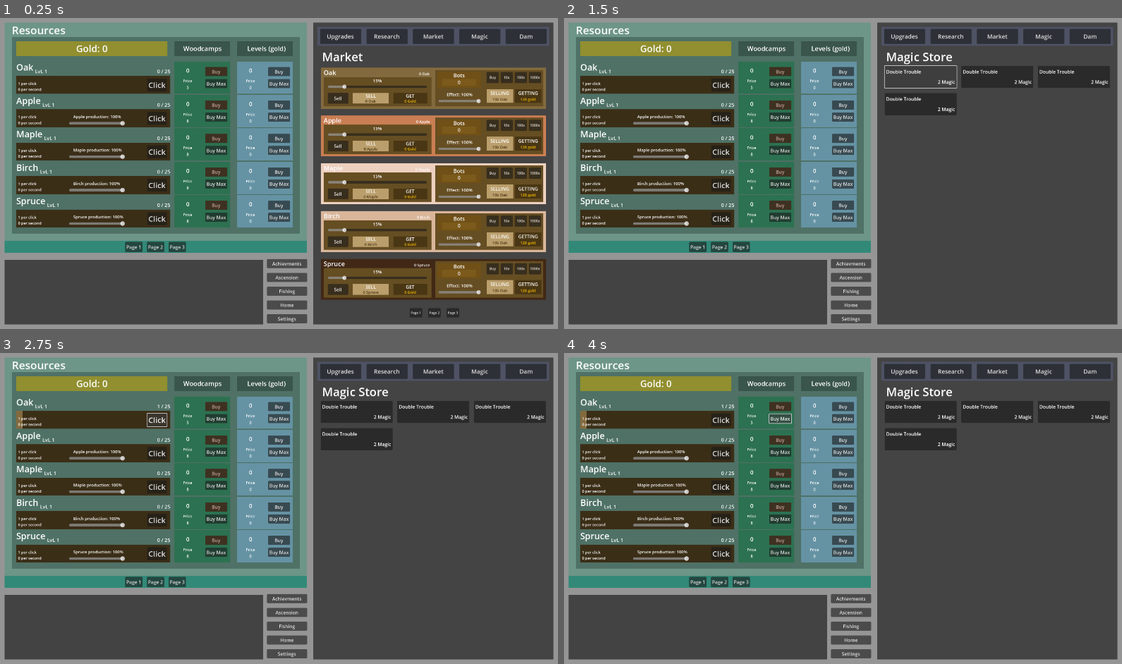
Above: before the commit, frames 1-4 (two rows, left to right).
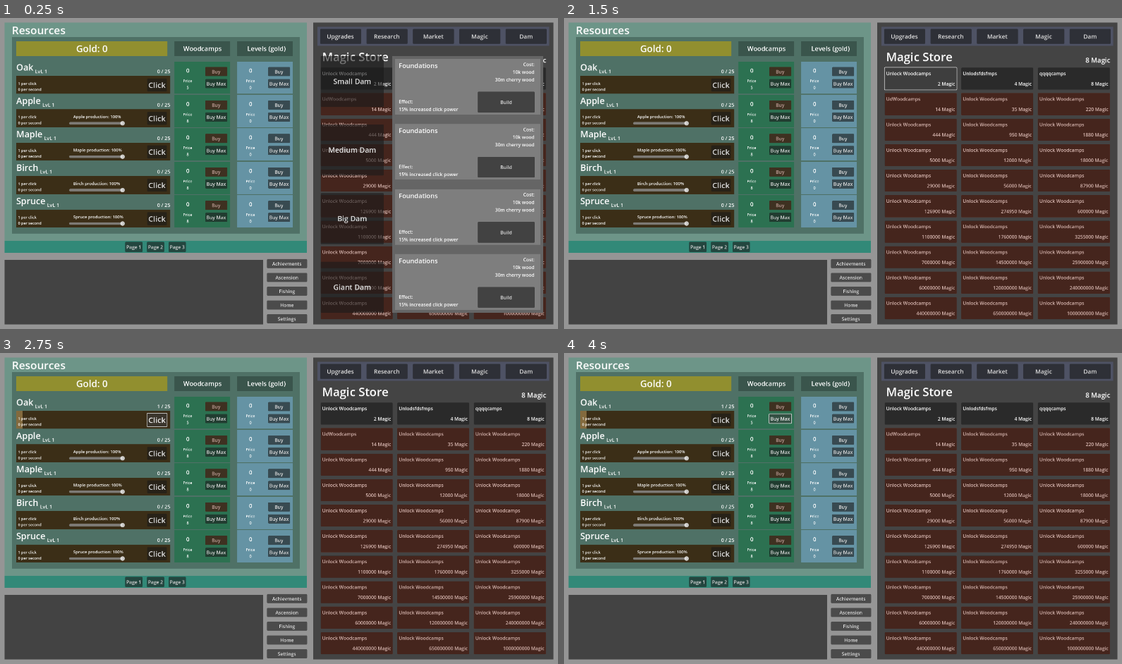
Above: after the commit, the same moments.

Repository: mdbernhards/BeaverIncremental
Game: Godot game, scene res://Scenes/game.tscn
The game is run twice, just before and just after one commit, with the same random seed, the same clock (stepped at 60 frames per second) and the same inputs.
Inputs (mouse positions are in pixels of both pictures, inside the frame that each line leads up to):
- Up to frame 1 (0.25 s): no input
- Up to frame 2 (1.5 s): click "Magic" at 0.5 s; click (921, 77) at 1.27 s
- Up to frame 3 (2.75 s): click "Click" at 2 s
- Up to frame 4 (4 s): click "Buy" at 2.75 s; click "Buy Max" at 3.5 s

The runs differ from the first frame. In frame 1, 32% of the frame differs, in the area x 57-98%, y 10-97%; in frame 2, 25%; in frame 3, 25%; in frame 4, 25%.

Commit message:
Magic
Implemented magic tab's logic and save data
Created a file for dam constant data
Worked on games progression

Diff:
--- /dev/null
+++ b/Scenes/GameMainScreenScenes/GameScenes/MagicSection/MagicItem.gd
@@ -0,0 +1,35 @@
+extends MarginContainer
+
+# Nodes
+var NameLabel
+var CostLabel
+var CantAffordRect
+
+var Upgrade
+@export var Nr = 1
+
+func _ready():
+	setNodePaths()
+	setMagicUpgrade(Nr)
+
+func _process(delta):
+	if Upgrade && (SaveData.Magic["Count"] >= Upgrade["Cost"]):
+		CantAffordRect.visible = false
+	else:
+		CantAffordRect.visible = true
+
+func setMagicUpgrade(nr):
+	Upgrade = Magic.Magic[str(nr)]
+
+	NameLabel.text = Upgrade["Name"]
+	CostLabel.text = str(Upgrade["Cost"]) + " Magic"
+
+func setNodePaths():
+	NameLabel = $MagicButton/MC/VBox/NameLabel
+	CostLabel = $MagicButton/MC/VBox/CostLabel
+	CantAffordRect = $CantAffordColorRect
+
+func _on_magic_button_button_down():
+	if SaveData.Magic["Count"] >= Upgrade["Cost"]:
+		SaveData.Magic["Count"] -= Upgrade["Cost"]
+		SaveData.UnlockedMagicUpgrades[Nr] = true
--- /dev/null
+++ b/Scenes/GameMainScreenScenes/GameScenes/MagicSection/magic_item.tscn
@@ -0,0 +1,44 @@
+[gd_scene load_steps=2 format=3 uid="uid://ddefmugktqup"]
+
+[ext_resource type="Script" path="res://Scenes/GameMainScreenScenes/GameScenes/MagicSection/MagicItem.gd" id="1_l34t1"]
+
+[node name="MagicItem" type="MarginContainer"]
+custom_minimum_size = Vector2(245, 75)
+script = ExtResource("1_l34t1")
+Nr = 3
+
+[node name="MagicButton" type="Button" parent="."]
+layout_mode = 2
+
+[node name="MC" type="MarginContainer" parent="MagicButton"]
+layout_mode = 1
+anchors_preset = 15
+anchor_right = 1.0
+anchor_bottom = 1.0
+grow_horizontal = 2
+grow_vertical = 2
+theme_override_constants/margin_left = 5
+theme_override_constants/margin_top = 5
+theme_override_constants/margin_right = 5
+theme_override_constants/margin_bottom = 5
+
+[node name="VBox" type="VBoxContainer" parent="MagicButton/MC"]
+layout_mode = 2
+
+[node name="NameLabel" type="Label" parent="MagicButton/MC/VBox"]
+layout_mode = 2
+size_flags_vertical = 6
+text = "Double Trouble"
+
+[node name="CostLabel" type="Label" parent="MagicButton/MC/VBox"]
+layout_mode = 2
+size_flags_vertical = 6
+text = "2 Magic"
+horizontal_alignment = 2
+vertical_alignment = 2
+
+[node name="CantAffordColorRect" type="ColorRect" parent="."]
+layout_mode = 2
+color = Color(0.513726, 0.0941176, 0, 0.301961)
+
+[connection signal="button_down" from="MagicButton" to="." method="_on_magic_button_button_down"]
--- /dev/null
+++ b/Scenes/GameMainScreenScenes/GameScenes/magic_section.gd
@@ -0,0 +1,13 @@
+extends MarginContainer
+
+# Nodes
+var MagicCountLabel
+
+func _ready():
+	setNodePaths()
+
+func _process(delta):
+	MagicCountLabel.text = str(SaveData.Magic["Count"]) + " Magic"
+
+func setNodePaths():
+	MagicCountLabel = $VBoxContainer/TopHBox/TitleMC/MagicCountLabel
--- /dev/null
+++ b/Scenes/GameMainScreenScenes/GameScenes/magic_section.tscn
@@ -0,0 +1,162 @@
+[gd_scene load_steps=3 format=3 uid="uid://dmpunawnh13ed"]
+
+[ext_resource type="Script" path="res://Scenes/GameMainScreenScenes/GameScenes/magic_section.gd" id="1_jstdq"]
+[ext_resource type="PackedScene" uid="uid://ddefmugktqup" path="res://Scenes/GameMainScreenScenes/GameScenes/MagicSection/magic_item.tscn" id="1_qe6j3"]
+
+[node name="MagicSection" type="MarginContainer"]
+theme_override_constants/margin_left = 15
+theme_override_constants/margin_right = 15
+script = ExtResource("1_jstdq")
+
+[node name="VBoxContainer" type="VBoxContainer" parent="."]
+layout_mode = 2
+
+[node name="TopHBox" type="HBoxContainer" parent="VBoxContainer"]
+layout_mode = 2
+size_flags_vertical = 0
+alignment = 2
+
+[node name="TitleMC" type="MarginContainer" parent="VBoxContainer/TopHBox"]
+layout_mode = 2
+size_flags_horizontal = 3
+theme_override_constants/margin_left = 5
+theme_override_constants/margin_bottom = 6
+
+[node name="TitleLabel" type="Label" parent="VBoxContainer/TopHBox/TitleMC"]
+layout_mode = 2
+theme_override_font_sizes/font_size = 40
+text = "Magic Store"
+
+[node name="MagicCountLabel" type="Label" parent="VBoxContainer/TopHBox/TitleMC"]
+layout_mode = 2
+size_flags_vertical = 1
+theme_override_font_sizes/font_size = 23
+text = "10 Magic"
+horizontal_alignment = 2
+vertical_alignment = 2
+
+[node name="MagicButtonsGrid" type="GridContainer" parent="VBoxContainer"]
+layout_mode = 2
+size_flags_vertical = 3
+theme_override_constants/h_separation = 16
+theme_override_constants/v_separation = 12
+columns = 3
+
+[node name="MagicItem1" parent="VBoxContainer/MagicButtonsGrid" instance=ExtResource("1_qe6j3")]
+layout_mode = 2
+Nr = 1
+
+[node name="MagicItem2" parent="VBoxContainer/MagicButtonsGrid" instance=ExtResource("1_qe6j3")]
+layout_mode = 2
+Nr = 2
+
+[node name="MagicItem3" parent="VBoxContainer/MagicButtonsGrid" instance=ExtResource("1_qe6j3")]
+layout_mode = 2
+
+[node name="MagicItem4" parent="VBoxContainer/MagicButtonsGrid" instance=ExtResource("1_qe6j3")]
+layout_mode = 2
+Nr = 4
+
+[node name="MagicItem5" parent="VBoxContainer/MagicButtonsGrid" instance=ExtResource("1_qe6j3")]
+layout_mode = 2
+Nr = 5
+
+[node name="MagicItem6" parent="VBoxContainer/MagicButtonsGrid" instance=ExtResource("1_qe6j3")]
+layout_mode = 2
+Nr = 6
+
+[node name="MagicItem7" parent="VBoxContainer/MagicButtonsGrid" instance=ExtResource("1_qe6j3")]
+layout_mode = 2
+Nr = 7
+
+[node name="MagicItem8" parent="VBoxContainer/MagicButtonsGrid" instance=ExtResource("1_qe6j3")]
+layout_mode = 2
+Nr = 8
+
+[node name="MagicItem9" parent="VBoxContainer/MagicButtonsGrid" instance=ExtResource("1_qe6j3")]
+layout_mode = 2
+Nr = 9
+
+[node name="MagicItem10" parent="VBoxContainer/MagicButtonsGrid" instance=ExtResource("1_qe6j3")]
+layout_mode = 2
+Nr = 10
+
+[node name="MagicItem11" parent="VBoxContainer/MagicButtonsGrid" instance=ExtResource("1_qe6j3")]
+layout_mode = 2
+Nr = 11
+
+[node name="MagicItem12" parent="VBoxContainer/MagicButtonsGrid" instance=ExtResource("1_qe6j3")]
+layout_mode = 2
+Nr = 12
+
+[node name="MagicItem13" parent="VBoxContainer/MagicButtonsGrid" instance=ExtResource("1_qe6j3")]
+layout_mode = 2
+Nr = 13
+
+[node name="MagicItem14" parent="VBoxContainer/MagicButtonsGrid" instance=ExtResource("1_qe6j3")]
+layout_mode = 2
+Nr = 14
+
+[node name="MagicItem15" parent="VBoxContainer/MagicButtonsGrid" instance=ExtResource("1_qe6j3")]
+layout_mode = 2
+Nr = 15
+
+[node name="MagicItem16" parent="VBoxContainer/MagicButtonsGrid" instance=ExtResource("1_qe6j3")]
+layout_mode = 2
+Nr = 16
+
+[node name="MagicItem17" parent="VBoxContainer/MagicButtonsGrid" instance=ExtResource("1_qe6j3")]
+layout_mode = 2
+Nr = 17
+
+[node name="MagicItem18" parent="VBoxContainer/MagicButtonsGrid" instance=ExtResource("1_qe6j3")]
+layout_mode = 2
+Nr = 18
+
+[node name="MagicItem19" parent="VBoxContainer/MagicButtonsGrid" instance=ExtResource("1_qe6j3")]
+layout_mode = 2
+Nr = 19
+
+[node name="MagicItem20" parent="VBoxContainer/MagicButtonsGrid" instance=ExtResource("1_qe6j3")]
+layout_mode = 2
+Nr = 20
+
+[node name="MagicItem21" parent="VBoxContainer/MagicButtonsGrid" instance=ExtResource("1_qe6j3")]
+layout_mode = 2
+Nr = 21
+
+[node name="MagicItem22" parent="VBoxContainer/MagicButtonsGrid" instance=ExtResource("1_qe6j3")]
+layout_mode = 2
+Nr = 22
+
+[node name="MagicItem23" parent="VBoxContainer/MagicButtonsGrid" instance=ExtResource("1_qe6j3")]
+layout_mode = 2
+Nr = 23
+
+[node name="MagicItem24" parent="VBoxContainer/MagicButtonsGrid" instance=ExtResource("1_qe6j3")]
+layout_mode = 2
+Nr = 24
+
+[node name="MagicItem25" parent="VBoxContainer/MagicButtonsGrid" instance=ExtResource("1_qe6j3")]
+layout_mode = 2
+Nr = 25
+
+[node name="MagicItem26" parent="VBoxContainer/MagicButtonsGrid" instance=ExtResource("1_qe6j3")]
+layout_mode = 2
+Nr = 26
+
+[node name="MagicItem27" parent="VBoxContainer/MagicButtonsGrid" instance=ExtResource("1_qe6j3")]
+layout_mode = 2
+Nr = 27
+
+[node name="MagicItem28" parent="VBoxContainer/MagicButtonsGrid" instance=ExtResource("1_qe6j3")]
+layout_mode = 2
+Nr = 28
+
+[node name="MagicItem29" parent="VBoxContainer/MagicButtonsGrid" instance=ExtResource("1_qe6j3")]
+layout_mode = 2
+Nr = 29
+
+[node name="MagicItem30" parent="VBoxContainer/MagicButtonsGrid" instance=ExtResource("1_qe6j3")]
+layout_mode = 2
+Nr = 30
--- a/Scenes/GameMainScreenScenes/game_screen.tscn
+++ b/Scenes/GameMainScreenScenes/game_screen.tscn
@@ -6,6 +6,7 @@
 [ext_resource type="PackedScene" uid="uid://2xsk4oroe8q7" path="res://Scenes/GameMainScreenScenes/GameScenes/research_section.tscn" id="4_lynq2"]
 [ext_resource type="Script" path="res://Scenes/GameMainScreenScenes/GameScenes/ResourceTicks.gd" id="4_ojdqe"]
 [ext_resource type="PackedScene" uid="uid://btne0bg2tjivh" path="res://Scenes/GameMainScreenScenes/GameScenes/market_section.tscn" id="5_htdo4"]
+[ext_resource type="PackedScene" uid="uid://dmpunawnh13ed" path="res://Scenes/GameMainScreenScenes/GameScenes/magic_section.tscn" id="6_b5lsl"]
 
 [node name="GameScreen" type="Control"]
 layout_mode = 3
@@ -111,177 +112,13 @@
 layout_mode = 2
 
 [node name="MarketSection" parent="GameScreenHBox/ImprovementsScreen/RightVBox/TabsMC" instance=ExtResource("5_htdo4")]
-layout_mode = 2
-
-[node name="MagicSection" type="MarginContainer" parent="GameScreenHBox/ImprovementsScreen/RightVBox/TabsMC"]
 visible = false
 layout_mode = 2
-theme_override_constants/margin_left = 15
-theme_override_constants/margin_right = 15
-
-[node name="VBoxContainer" type="VBoxContainer" parent="GameScreenHBox/ImprovementsScreen/RightVBox/TabsMC/MagicSection"]
-layout_mode = 2
-
-[node name="TopHBox" type="HBoxContainer" parent="GameScreenHBox/ImprovementsScreen/RightVBox/TabsMC/MagicSection/VBoxContainer"]
-layout_mode = 2
-size_flags_vertical = 0
-alignment = 2
-
-[node name="TitleMC" type="MarginContainer" parent="GameScreenHBox/ImprovementsScreen/RightVBox/TabsMC/MagicSection/VBoxContainer/TopHBox"]
-layout_mode = 2
-size_flags_horizontal = 3
-theme_override_constants/margin_left = 5
-
-[node name="TitleLabel" type="Label" parent="GameScreenHBox/ImprovementsScreen/RightVBox/TabsMC/MagicSection/VBoxContainer/TopHBox/TitleMC"]
-layout_mode = 2
-theme_override_font_sizes/font_size = 40
-text = "Magic Store"
-
-[node name="MagicButtonsGrid" type="GridContainer" parent="GameScreenHBox/ImprovementsScreen/RightVBox/TabsMC/MagicSection/VBoxContainer"]
-layout_mode = 2
-size_flags_vertical = 3
-theme_override_constants/h_separation = 16
-theme_override_constants/v_separation = 18
-columns = 3
-
-[node name="ButtonMC" type="MarginContainer" parent="GameScreenHBox/ImprovementsScreen/RightVBox/TabsMC/MagicSection/VBoxContainer/MagicButtonsGrid"]
-custom_minimum_size = Vector2(245, 75)
-layout_mode = 2
-
-[node name="MagicButton" type="Button" parent="GameScreenHBox/ImprovementsScreen/RightVBox/TabsMC/MagicSection/VBoxContainer/MagicButtonsGrid/ButtonMC"]
-layout_mode = 2
-
-[node name="MC" type="MarginContainer" parent="GameScreenHBox/ImprovementsScreen/RightVBox/TabsMC/MagicSection/VBoxContainer/MagicButtonsGrid/ButtonMC/MagicButton"]
-layout_mode = 1
-anchors_preset = 15
-anchor_right = 1.0
-anchor_bottom = 1.0
-grow_horizontal = 2
-grow_vertical = 2
-theme_override_constants/margin_left = 5
-theme_override_constants/margin_top = 5
-theme_override_constants/margin_right = 5
-theme_override_constants/margin_bottom = 5
-
-[node name="VBox" type="VBoxContainer" parent="GameScreenHBox/ImprovementsScreen/RightVBox/TabsMC/MagicSection/VBoxContainer/MagicButtonsGrid/ButtonMC/MagicButton/MC"]
-layout_mode = 2
-
-[node name="NameLabel" type="Label" parent="GameScreenHBox/ImprovementsScreen/RightVBox/TabsMC/MagicSection/VBoxContainer/MagicButtonsGrid/ButtonMC/MagicButton/MC/VBox"]
-layout_mode = 2
-size_flags_vertical = 6
-text = "Double Trouble"
-
-[node name="CostLabel" type="Label" parent="GameScreenHBox/ImprovementsScreen/RightVBox/TabsMC/MagicSection/VBoxContainer/MagicButtonsGrid/ButtonMC/MagicButton/MC/VBox"]
-layout_mode = 2
-size_flags_vertical = 6
-text = "2 Magic"
-horizontal_alignment = 2
-vertical_alignment = 2
-
-[node name="ButtonMC2" type="MarginContainer" parent="GameScreenHBox/ImprovementsScreen/RightVBox/TabsMC/MagicSection/VBoxContainer/MagicButtonsGrid"]
-custom_minimum_size = Vector2(245, 75)
-layout_mode = 2
-
-[node name="MagicButton" type="Button" parent="GameScreenHBox/ImprovementsScreen/RightVBox/TabsMC/MagicSection/VBoxContainer/MagicButtonsGrid/ButtonMC2"]
-layout_mode = 2
-
-[node name="MC" type="MarginContainer" parent="GameScreenHBox/ImprovementsScreen/RightVBox/TabsMC/MagicSection/VBoxContainer/MagicButtonsGrid/ButtonMC2/MagicButton"]
-layout_mode = 1
-anchors_preset = 15
-anchor_right = 1.0
-anchor_bottom = 1.0
-grow_horizontal = 2
-grow_vertical = 2
-theme_override_constants/margin_left = 5
-theme_override_constants/margin_top = 5
-theme_override_constants/margin_right = 5
-theme_override_constants/margin_bottom = 5
-
-[node name="VBox" type="VBoxContainer" parent="GameScreenHBox/ImprovementsScreen/RightVBox/TabsMC/MagicSection/VBoxContainer/MagicButtonsGrid/ButtonMC2/MagicButton/MC"]
-layout_mode = 2
-
-[node name="NameLabel" type="Label" parent="GameScreenHBox/ImprovementsScreen/RightVBox/TabsMC/MagicSection/VBoxContainer/MagicButtonsGrid/ButtonMC2/MagicButton/MC/VBox"]
-layout_mode = 2
-size_flags_vertical = 6
-text = "Double Trouble"
-
-[node name="CostLabel" type="Label" parent="GameScreenHBox/ImprovementsScreen/RightVBox/TabsMC/MagicSection/VBoxContainer/MagicButtonsGrid/ButtonMC2/MagicButton/MC/VBox"]
-layout_mode = 2
-size_flags_vertical = 6
-text = "2 Magic"
-horizontal_alignment = 2
-vertical_alignment = 2
-
-[node name="ButtonMC3" type="MarginContainer" parent="GameScreenHBox/ImprovementsScreen/RightVBox/TabsMC/MagicSection/VBoxContainer/MagicButtonsGrid"]
-custom_minimum_size = Vector2(245, 75)
-layout_mode = 2
-
-[node name="MagicButton" type="Button" parent="GameScreenHBox/ImprovementsScreen/RightVBox/TabsMC/MagicSection/VBoxContainer/MagicButtonsGrid/ButtonMC3"]
-layout_mode = 2
-
-[node name="MC" type="MarginContainer" parent="GameScreenHBox/ImprovementsScreen/RightVBox/TabsMC/MagicSection/VBoxContainer/MagicButtonsGrid/ButtonMC3/MagicButton"]
-layout_mode = 1
-anchors_preset = 15
-anchor_right = 1.0
-anchor_bottom = 1.0
-grow_horizontal = 2
-grow_vertical = 2
-theme_override_constants/margin_left = 5
-theme_override_constants/margin_top = 5
-theme_override_constants/margin_right = 5
-theme_override_constants/margin_bottom = 5
-
-[node name="VBox" type="VBoxContainer" parent="GameScreenHBox/ImprovementsScreen/RightVBox/TabsMC/MagicSection/VBoxContainer/MagicButtonsGrid/ButtonMC3/MagicButton/MC"]
-layout_mode = 2
-
-[node name="NameLabel" type="Label" parent="GameScreenHBox/ImprovementsScreen/RightVBox/TabsMC/MagicSection/VBoxContainer/MagicButtonsGrid/ButtonMC3/MagicButton/MC/VBox"]
-layout_mode = 2
-size_flags_vertical = 6
-text = "Double Trouble"
-
-[node name="CostLabel" type="Label" parent="GameScreenHBox/ImprovementsScreen/RightVBox/TabsMC/MagicSection/VBoxContainer/MagicButtonsGrid/ButtonMC3/MagicButton/MC/VBox"]
-layout_mode = 2
-size_flags_vertical = 6
-text = "2 Magic"
-horizontal_alignment = 2
-vertical_alignment = 2
-
-[node name="ButtonMC4" type="MarginContainer" parent="GameScreenHBox/ImprovementsScreen/RightVBox/TabsMC/MagicSection/VBoxContainer/MagicButtonsGrid"]
-custom_minimum_size = Vector2(245, 75)
-layout_mode = 2
-
-[node name="MagicButton" type="Button" parent="GameScreenHBox/ImprovementsScreen/RightVBox/TabsMC/MagicSection/VBoxContainer/MagicButtonsGrid/ButtonMC4"]
-layout_mode = 2
-
-[node name="MC" type="MarginContainer" parent="GameScreenHBox/ImprovementsScreen/RightVBox/TabsMC/MagicSection/VBoxContainer/MagicButtonsGrid/ButtonMC4/MagicButton"]
-layout_mode = 1
-anchors_preset = 15
-anchor_right = 1.0
-anchor_bottom = 1.0
-grow_horizontal = 2
-grow_vertical = 2
-theme_override_constants/margin_left = 5
-theme_override_constants/margin_top = 5
-theme_override_constants/margin_right = 5
-theme_override_constants/margin_bottom = 5
-
-[node name="VBox" type="VBoxContainer" parent="GameScreenHBox/ImprovementsScreen/RightVBox/TabsMC/MagicSection/VBoxContainer/MagicButtonsGrid/ButtonMC4/MagicButton/MC"]
-layout_mode = 2
-
-[node name="NameLabel" type="Label" parent="GameScreenHBox/ImprovementsScreen/RightVBox/TabsMC/MagicSection/VBoxContainer/MagicButtonsGrid/ButtonMC4/MagicButton/MC/VBox"]
-layout_mode = 2
-size_flags_vertical = 6
-text = "Double Trouble"
-
-[node name="CostLabel" type="Label" parent="GameScreenHBox/ImprovementsScreen/RightVBox/TabsMC/MagicSection/VBoxContainer/MagicButtonsGrid/ButtonMC4/MagicButton/MC/VBox"]
-layout_mode = 2
-size_flags_vertical = 6
-text = "2 Magic"
-horizontal_alignment = 2
-vertical_alignment = 2
+
+[node name="MagicSection" parent="GameScreenHBox/ImprovementsScreen/RightVBox/TabsMC" instance=ExtResource("6_b5lsl")]
+layout_mode = 2
 
 [node name="DamSection" type="MarginContainer" parent="GameScreenHBox/ImprovementsScreen/RightVBox/TabsMC"]
-visible = false
 layout_mode = 2
 
 [node name="DamSectionHBox" type="HBoxContainer" parent="GameScreenHBox/ImprovementsScreen/RightVBox/TabsMC/DamSection"]
--- a/project.godot
+++ b/project.godot
@@ -33,6 +33,7 @@
 CalculatePrice="*res://singletons/CalculatePrice.gd"
 Research="*res://singletons/constantData/Research.gd"
 Upgrades="*res://singletons/constantData/Upgrades.gd"
+Magic="*res://singletons/constantData/Magic.gd"
 
 [display]
 
--- a/singletons/SaveData.gd
+++ b/singletons/SaveData.gd
@@ -2,6 +2,10 @@
 
 var Gold = {
 		"Count" : 0,
+	}
+
+var Magic = {
+		"Count" : 10,
 	}
 
 var Resources = {
@@ -497,6 +501,29 @@
 	"5" : false,
 	"6" : false,
 	"7" : false,
+	"8" : false,
+	"9" : false,
+	"10" : false,
+	"11" : false,
+	"12" : false,
+	"13" : false,
+	"14" : false,
+	"15" : false,
+	"16" : false,
+	"17" : false,
+	"18" : false,
+	"19" : false,
+	"20" : false,
+	"21" : false,
+	"22" : false,
+	"23" : false,
+	"24" : false,
+	"25" : false,
+	"26" : false,
+	"27" : false,
+	"28" : false,
+	"29" : false,
+	"30" : false,
 }
 
 var UnlockedAchievements = {
--- /dev/null
+++ b/singletons/constantData/Dams.gd
@@ -0,0 +1,92 @@
+extends Node
+
+var Dams = {
+	"SmallDam" : {
+		"Foundation" : {
+			"Cost" : 100,
+			"Description" : "blabal",
+			"Effect" : "effect",
+		},
+		"Struts" : {
+			"Cost" : 100,
+			"Description" : "blabal",
+			"Effect" : "effect",
+		},
+		"Concrete Framing" : {
+			"Cost" : 100,
+			"Description" : "blabal",
+			"Effect" : "effect",
+		},
+		"Infrastructure" : {
+			"Cost" : 100,
+			"Description" : "blabal",
+			"Effect" : "effect",
+		},
+	},
+	"MediumDam" : {
+		"Foundation" : {
+			"Cost" : 100,
+			"Description" : "blabal",
+			"Effect" : "effect",
+		},
+		"Struts" : {
+			"Cost" : 100,
+			"Description" : "blabal",
+			"Effect" : "effect",
+		},
+		"Concrete Framing" : {
+			"Cost" : 100,
+			"Description" : "blabal",
+			"Effect" : "effect",
+		},
+		"Infrastructure" : {
+			"Cost" : 100,
+			"Description" : "blabal",
+			"Effect" : "effect",
+		},
+	},
+	"BigDam" : {
+		"Foundation" : {
+			"Cost" : 100,
+			"Description" : "blabal",
+			"Effect" : "effect",
+		},
+		"Struts" : {
+			"Cost" : 100,
+			"Description" : "blabal",
+			"Effect" : "effect",
+		},
+		"Concrete Framing" : {
+			"Cost" : 100,
+			"Description" : "blabal",
+			"Effect" : "effect",
+		},
+		"Infrastructure" : {
+			"Cost" : 100,
+			"Description" : "blabal",
+			"Effect" : "effect",
+		},
+	},
+	"GiantDam" : {
+		"Foundation" : {
+			"Cost" : 100,
+			"Description" : "blabal",
+			"Effect" : "effect",
+		},
+		"Struts" : {
+			"Cost" : 100,
+			"Description" : "blabal",
+			"Effect" : "effect",
+		},
+		"Concrete Framing" : {
+			"Cost" : 100,
+			"Description" : "blabal",
+			"Effect" : "effect",
+		},
+		"Infrastructure" : {
+			"Cost" : 100,
+			"Description" : "blabal",
+			"Effect" : "effect",
+		},
+	},
+}
--- /dev/null
+++ b/singletons/constantData/Magic.gd
@@ -0,0 +1,154 @@
+extends Node
+
+var Magic = {
+	"1" : {
+		"Name" : "Unlock Woodcamps",
+		"Description" : "Allows building woodcamps, unlocks woodcamp upgrades",
+		"Cost" : 2,
+	},
+	"2" : {
+		"Name" : "Unlodsfdsfmps",
+		"Description" : "Allows building woodcamps, unlocks woodcamp upgrades",
+		"Cost" : 4,
+	},
+	"3" : {
+		"Name" : "qqqqcamps",
+		"Description" : "Allows building woodcamps, unlocks woodcamp upgrades",
+		"Cost" : 8,
+	},
+	"4" : {
+		"Name" : "UdWoodcamps",
+		"Description" : "Allows building woodcamps, unlocks woodcamp upgrades",
+		"Cost" : 14,
+	},
+	"5" : {
+		"Name" : "Unlock Woodcamps",
+		"Description" : "Allows building woodcamps, unlocks woodcamp upgrades",
+		"Cost" : 35,
+	},
+	"6" : {
+		"Name" : "Unlock Woodcamps",
+		"Description" : "Allows building woodcamps, unlocks woodcamp upgrades",
+		"Cost" : 220,
+	},
+	"7" : {
+		"Name" : "Unlock Woodcamps",
+		"Description" : "Allows building woodcamps, unlocks woodcamp upgrades",
+		"Cost" : 444,
+	},
+	"8" : {
+		"Name" : "Unlock Woodcamps",
+		"Description" : "Allows building woodcamps, unlocks woodcamp upgrades",
+		"Cost" : 950,
+	},
+	"9" : {
+		"Name" : "Unlock Woodcamps",
+		"Description" : "Allows building woodcamps, unlocks woodcamp upgrades",
+		"Cost" : 1880,
+	},
+	"10" : {
+		"Name" : "Unlock Woodcamps",
+		"Description" : "Allows building woodcamps, unlocks woodcamp upgrades",
+		"Cost" : 5000,
+	},
+	"11" : {
+		"Name" : "Unlock Woodcamps",
+		"Description" : "Allows building woodcamps, unlocks woodcamp upgrades",
+		"Cost" : 12000,
+	},
+	"12" : {
+		"Name" : "Unlock Woodcamps",
+		"Description" : "Allows building woodcamps, unlocks woodcamp upgrades",
+		"Cost" : 18000,
+	},
+	"13" : {
+		"Name" : "Unlock Woodcamps",
+		"Description" : "Allows building woodcamps, unlocks woodcamp upgrades",
+		"Cost" : 29000,
+	},
+	"14" : {
+		"Name" : "Unlock Woodcamps",
+		"Description" : "Allows building woodcamps, unlocks woodcamp upgrades",
+		"Cost" : 56000,
+	},
+	"15" : {
+		"Name" : "Unlock Woodcamps",
+		"Description" : "Allows building woodcamps, unlocks woodcamp upgrades",
+		"Cost" : 87900,
+	},
+	"16" : {
+		"Name" : "Unlock Woodcamps",
+		"Description" : "Allows building woodcamps, unlocks woodcamp upgrades",
+		"Cost" : 126900,
+	},
+	"17" : {
+		"Name" : "Unlock Woodcamps",
+		"Description" : "Allows building woodcamps, unlocks woodcamp upgrades",
+		"Cost" : 274950,
+	},
+	"18" : {
+		"Name" : "Unlock Woodcamps",
+		"Description" : "Allows building woodcamps, unlocks woodcamp upgrades",
+		"Cost" : 600000,
+	},
+	"19" : {
+		"Name" : "Unlock Woodcamps",
+		"Description" : "Allows building woodcamps, unlocks woodcamp upgrades",
+		"Cost" : 1100000,
+	},
+	"20" : {
+		"Name" : "Unlock Woodcamps",
+		"Description" : "Allows building woodcamps, unlocks woodcamp upgrades",
+		"Cost" : 1760000,
+	},
+	"21" : {
+		"Name" : "Unlock Woodcamps",
+		"Description" : "Allows building woodcamps, unlocks woodcamp upgrades",
+		"Cost" : 3255000,
+	},
+	"22" : {
+		"Name" : "Unlock Woodcamps",
+		"Description" : "Allows building woodcamps, unlocks woodcamp upgrades",
+		"Cost" : 7000000,
+	},
+	"23" : {
+		"Name" : "Unlock Woodcamps",
+		"Description" : "Allows building woodcamps, unlocks woodcamp upgrades",
+		"Cost" : 14500000,
+	},
+	"24" : {
+		"Name" : "Unlock Woodcamps",
+		"Description" : "Allows building woodcamps, unlocks woodcamp upgrades",
+		"Cost" : 25900000,
+	},
+	"25" : {
+		"Name" : "Unlock Woodcamps",
+		"Description" : "Allows building woodcamps, unlocks woodcamp upgrades",
+		"Cost" : 60000000,
+	},
+	"26" : {
+		"Name" : "Unlock Woodcamps",
+		"Description" : "Allows building woodcamps, unlocks woodcamp upgrades",
+		"Cost" : 120000000,
+	},
+	"27" : {
+		"Name" : "Unlock Woodcamps",
+		"Description" : "Allows building woodcamps, unlocks woodcamp upgrades",
+		"Cost" : 240000000,
+	},
+	"28" : {
+		"Name" : "Unlock Woodcamps",
+		"Description" : "Allows building woodcamps, unlocks woodcamp upgrades",
+		"Cost" : 440000000,
+	},
+	"29" : {
+		"Name" : "Unlock Woodcamps",
+		"Description" : "Allows building woodcamps, unlocks woodcamp upgrades",
+		"Cost" : 650000000,
+	},
+	"30" : {
+		"Name" : "Unlock Woodcamps",
+		"Description" : "Allows building woodcamps, unlocks woodcamp upgrades",
+		"Cost" : 1000000000,
+	},
+}
Not shown: 1 places in Scenes/GameMainScreenScenes/game_screen.tscn that only renumber resources
Not shown, changed: Beavers incremental mega sheet.xlsx
